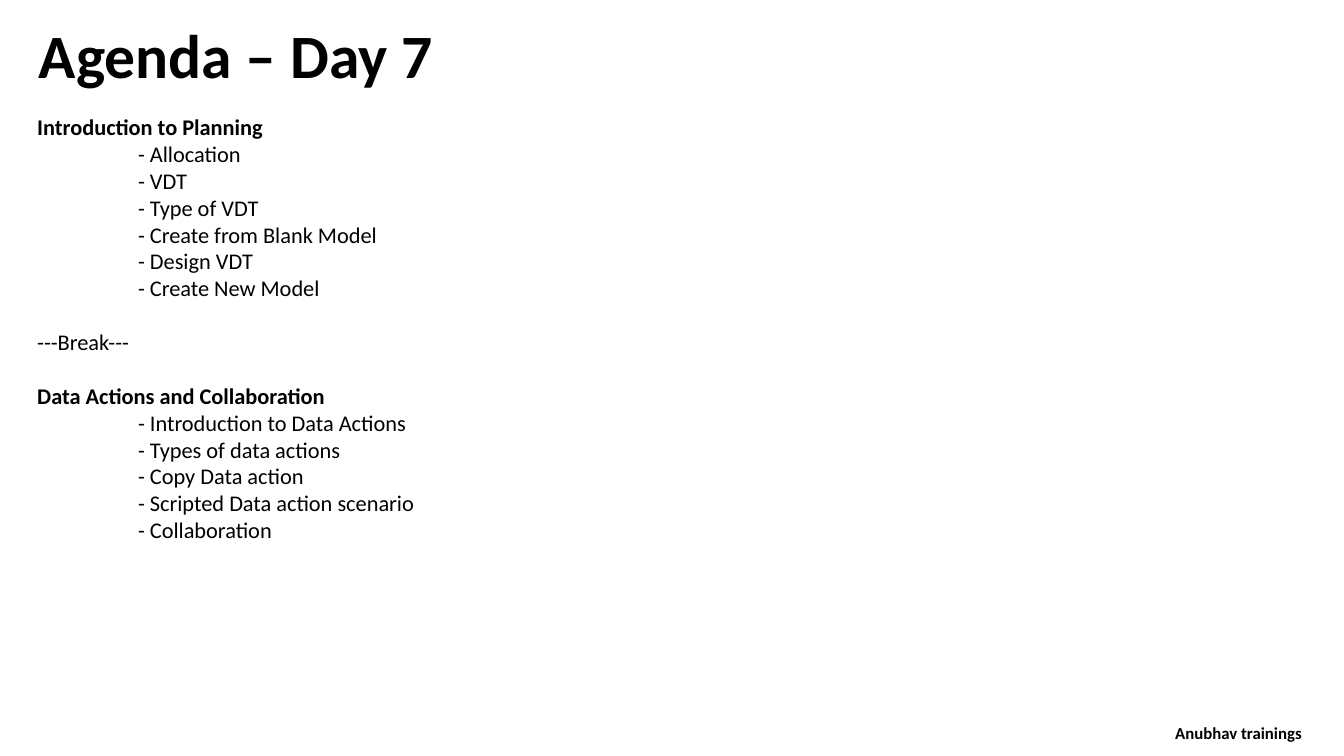
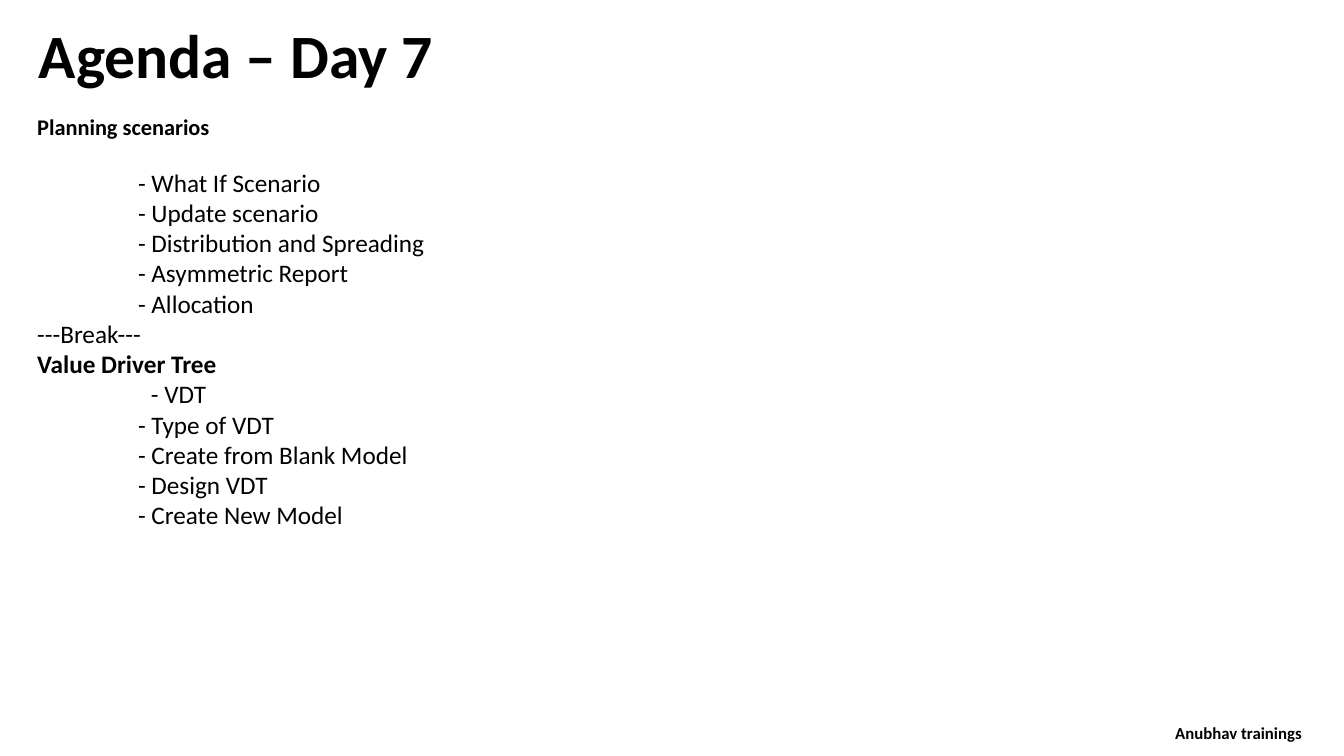
Before and after one commit to soyuztechnologies/SAC_merckgroup, a slide deck: slide 2 of day 7/SAC_Training Day 7.pptx. Drawn at 1344x756 pixels with LibreOffice and Linux fonts; fonts in the diff are those of the drawing. Boxes give left, top, right and bottom in pixels: in the first picture for what was removed or moved away, otherwise in the second. Text is boxed around its words. In the diff, an @@ line names an element or a change of style, - is before the commit and + after.

Commit message:
Auto-updater Bot Study material SAC_merckgroup

```diff
--- a/day 7/SAC_Training Day 7.pptx
+++ b/day 7/SAC_Training Day 7.pptx
@@ text at [37, 119, 424, 286]: text changed; size 16 to 18 pt; bold off @@
-Introduction to Planning
+Planning scenarios
+- What If Scenario
+- Update scenario
+- Distribution and Spreading
+- Asymmetric Report
@@ text at [151, 295, 407, 524]: size 16 to 18 pt in "- Allocation", "- VDT", "- Type of VDT", "- Create from Blank Model" and 2 more places @@
@@ text at [37, 325, 216, 374]: paragraphs added @@
+---Break---
+Value Driver Tree
@@ text at [37, 334, 414, 538]: paragraphs removed @@
----Break---
-Data Actions and Collaboration
-- Introduction to Data Actions
-- Types of data actions
-- Copy Data action
-- Scripted Data action scenario
-- Collaboration
```
Also in this commit, not shown: 3 other slides changed, 7 slides added, 1 slide removed, 1 other file.
